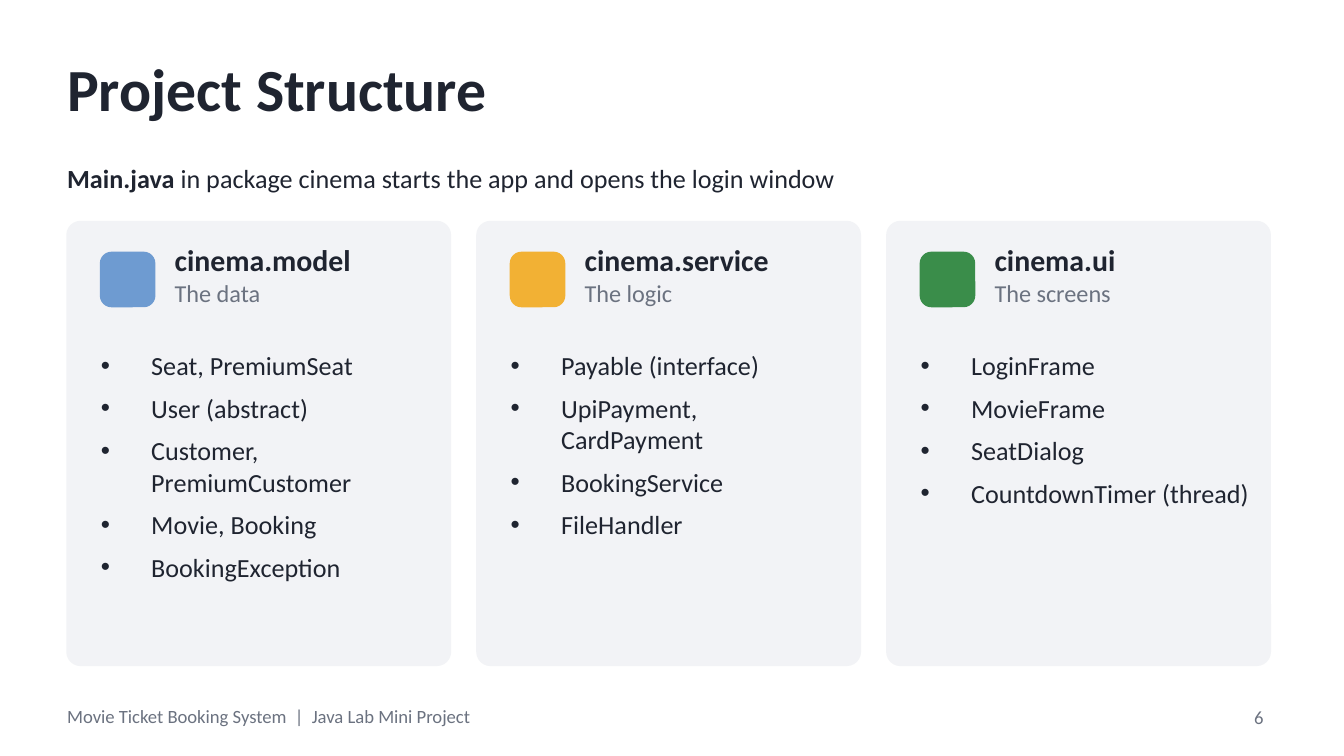
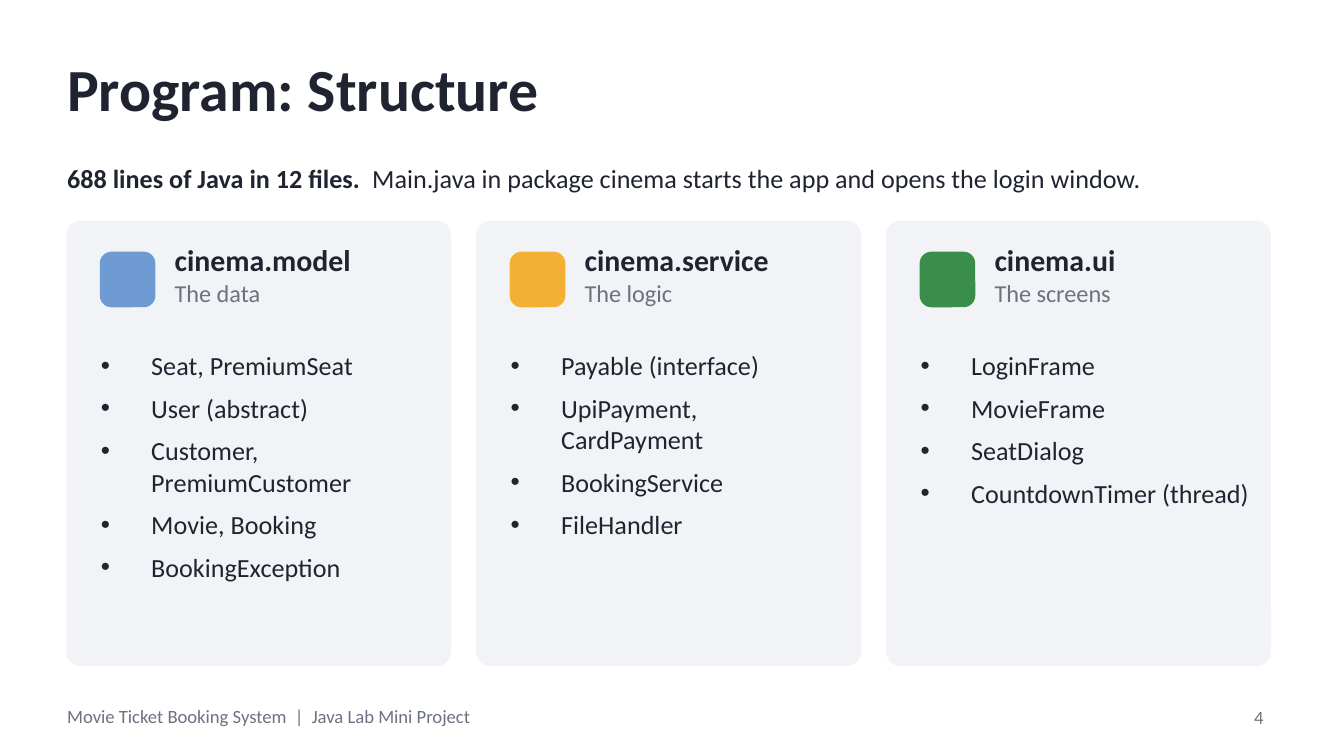
Before and after one commit to ThatOneRahul/Movie-Ticket-Booking-System, a slide deck: slide 4 of Movie Ticket Booking System - Presentation.pptx (slide 6 before the commit). Drawn at 1344x756 pixels with LibreOffice and Linux fonts; fonts in the diff are those of the drawing. Boxes give left, top, right and bottom in pixels: in the first picture for what was removed or moved away, otherwise in the second. Text is boxed around its words. In the diff, an @@ line names an element or a change of style, - is before the commit and + after.

Commit message:
Redo presentation as Title, Problem Statement, Objective, Program and Output

```diff
--- a/Movie Ticket Booking System - Presentation.pptx
+++ b/Movie Ticket Booking System - Presentation.pptx
@@ title at <box>67,72,539,121</box>: text changed @@
-Project Structure
+Program: Structure
@@ text at <box>67,169,1141,193</box>: text changed @@
-Main.java in package cinema starts the app and opens the login window
+688 lines of Java in 12 files. Main.java in package cinema starts the app and opens the login window.
@@ page number at <box>1254,712,1263,724</box>: text changed @@
-6
+4
```
Also in this commit, not shown: 3 other slides changed, 2 slides added, 4 slides removed, 1 other file.
